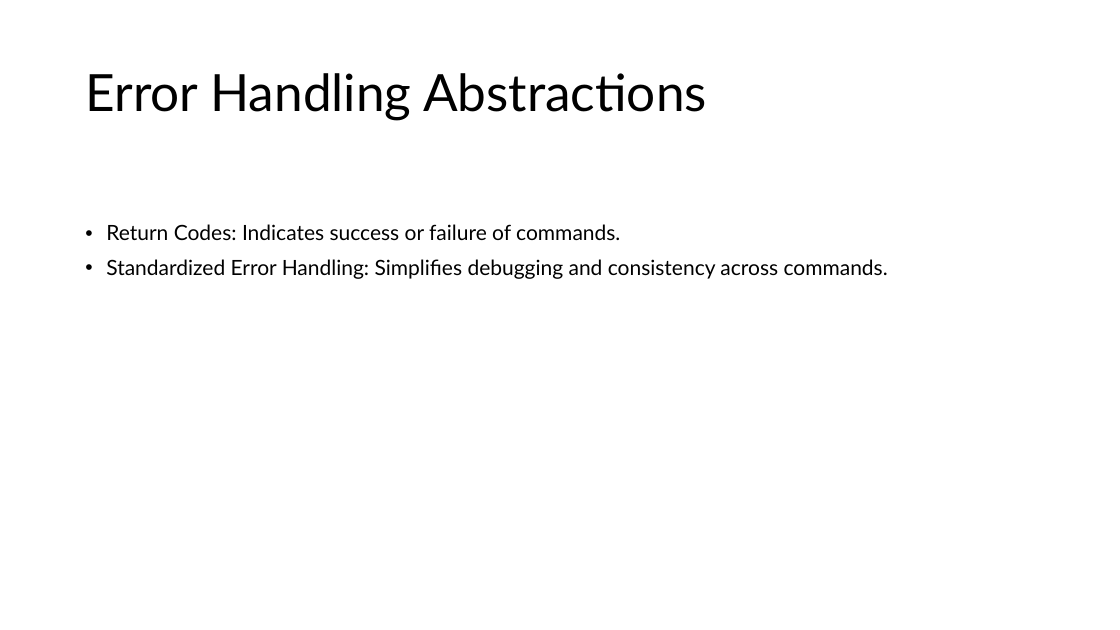
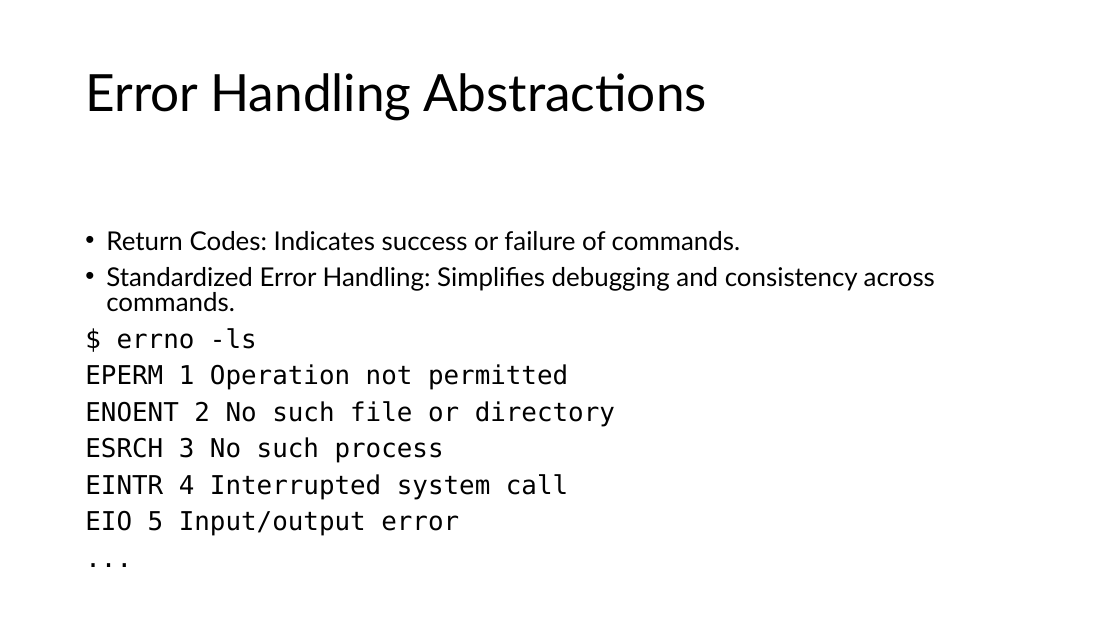
Before and after one commit to aregm/system-design-course, a slide deck: slide 33 of docs/Lecture 5.pptx. Drawn at 1120x630 pixels with LibreOffice and Linux fonts; fonts in the diff are those of the drawing. Boxes give left, top, right and bottom in pixels: in the first picture for what was removed or moved away, otherwise in the second. Text is boxed around its words. In the diff, an @@ line names an element or a change of style, - is before the commit and + after.

```diff
--- a/docs/Lecture 5.pptx
+++ b/docs/Lecture 5.pptx
@@ text at (106,231,935,312): size 18 to 22.2 pt in "Return Codes: Indicates success or failure of ...", "Standardized Error Handling: Simplifies debugging and consis ..."; line spacing 0.9 to 0.8 @@
@@ text at (85,328,615,536): paragraphs added @@
+$ errno -ls
+EPERM 1 Operation not permitted
+ENOENT 2 No such file or directory
+ESRCH 3 No such process
+EINTR 4 Interrupted system call
+EIO 5 Input/output error
+...
```
Also in this commit, not shown: 20 other slides changed, 2 slides added, 1 slide removed.
